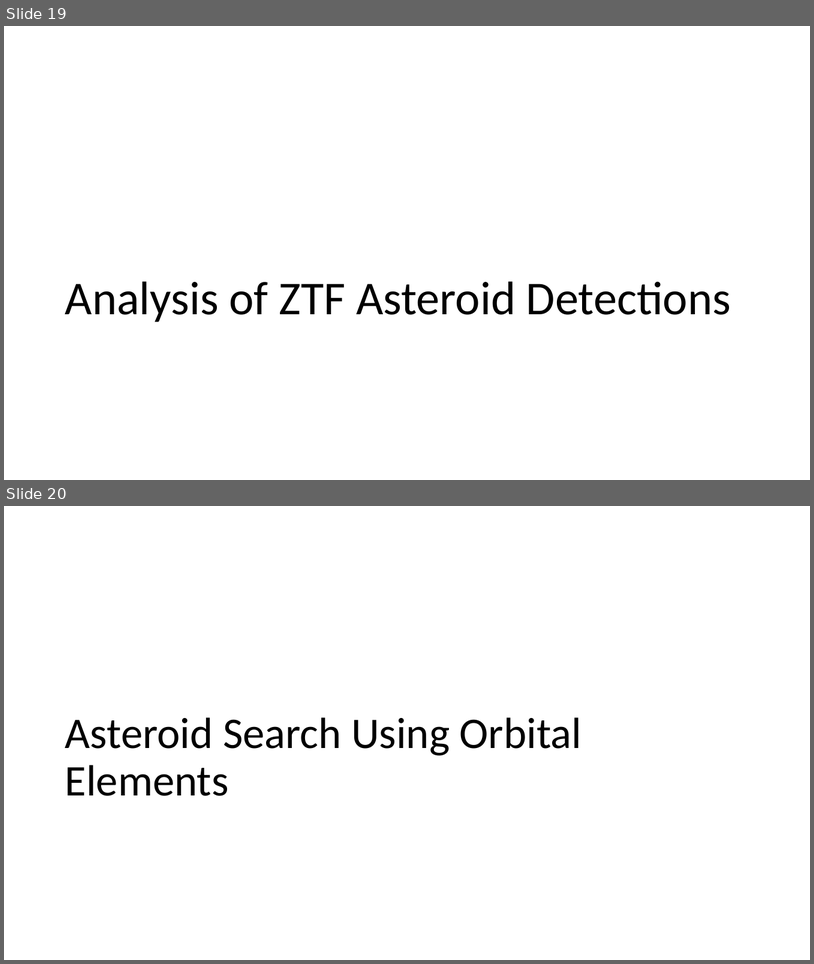
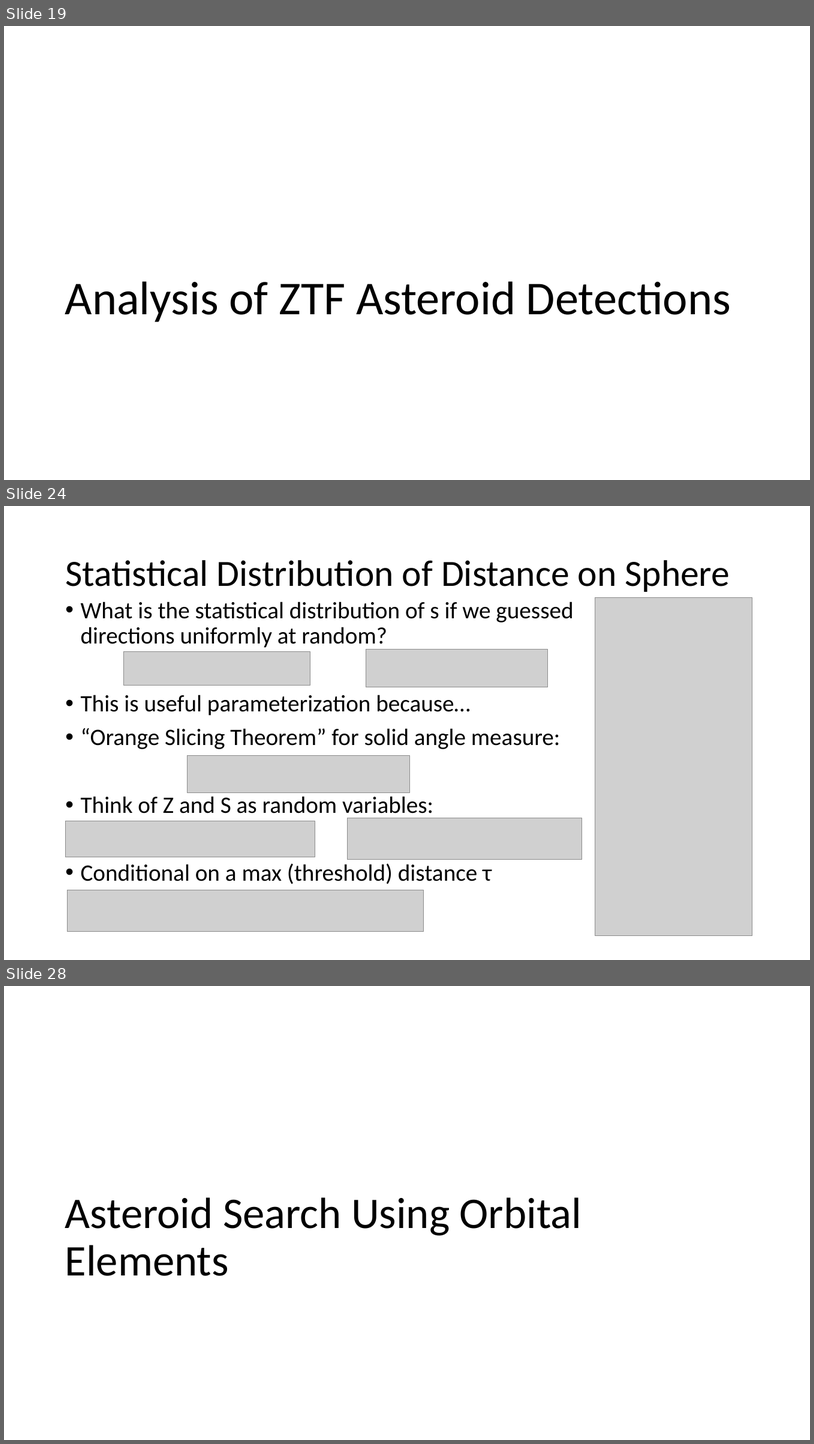
Before and after one commit to memanuel/kepler-sieve, a slide deck: thesis/kepler-sieve-slides.pptx. Shown one above the other, each under a label of ours: slides 19 and 20 before the commit, slides 19, 24 and 28 after it; the slides between them are not shown. The pictures are 814x964 and 814x1444 pixels, drawn with LibreOffice and Linux fonts; fonts in the diff are those of the drawing; grey boxes stand for pictures. Boxes give left, top, right and bottom in pixels: in the first picture for what was removed or moved away, otherwise in the second. Text is boxed around its words. In the diff, an @@ line names an element or a change of style, - is before the commit and + after.

```diff
--- a/thesis/kepler-sieve-slides.pptx
+++ b/thesis/kepler-sieve-slides.pptx
@@ slide 24 added at [4, 506, 810, 960], background #FFFFFF @@
@@ title added at [65, 560, 730, 592], 44 pt, text #000000 @@
+Statistical Distribution of Distance on Sphere
@@ text added at [81, 601, 573, 884], 28 pt, text #000000 @@
+• What is the statistical distribution of s if we guessed directions uniformly at random?
+• This is useful parameterization because…
+• “Orange Slicing Theorem” for solid angle measure:
+• Think of Z and S as random variables:
+• Conditional on a max (threshold) distance τ
@@ picture added at [596, 597, 753, 936] @@
@@ picture added at [366, 649, 548, 687] @@
@@ picture added at [124, 652, 311, 685] @@
@@ picture added at [188, 755, 410, 793] @@
@@ picture added at [66, 820, 315, 857] @@
@@ picture added at [348, 818, 582, 859] @@
@@ picture added at [68, 890, 424, 931] @@
@@ what was slide 20 is now slide 28 @@
```
Also in this commit, not shown: 7 other slides added.
